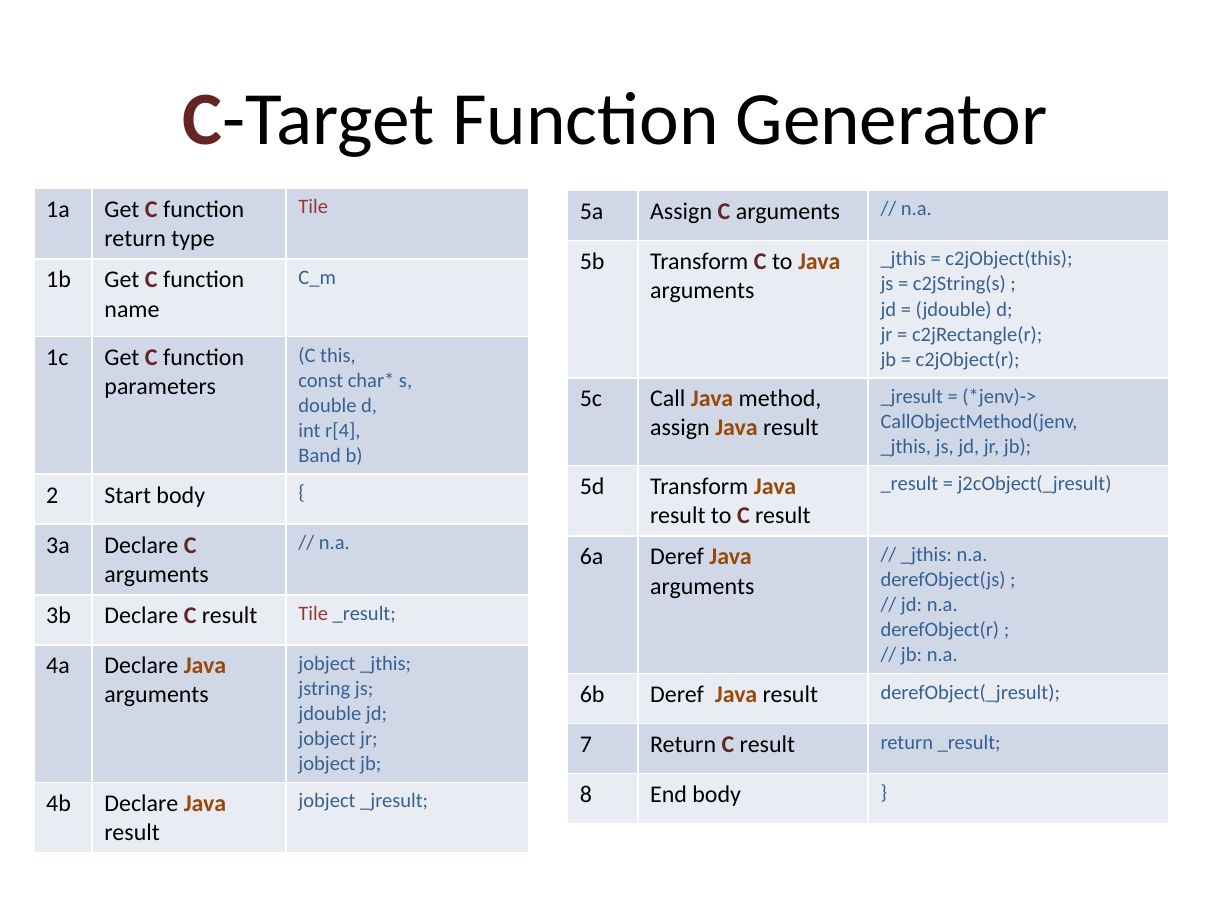
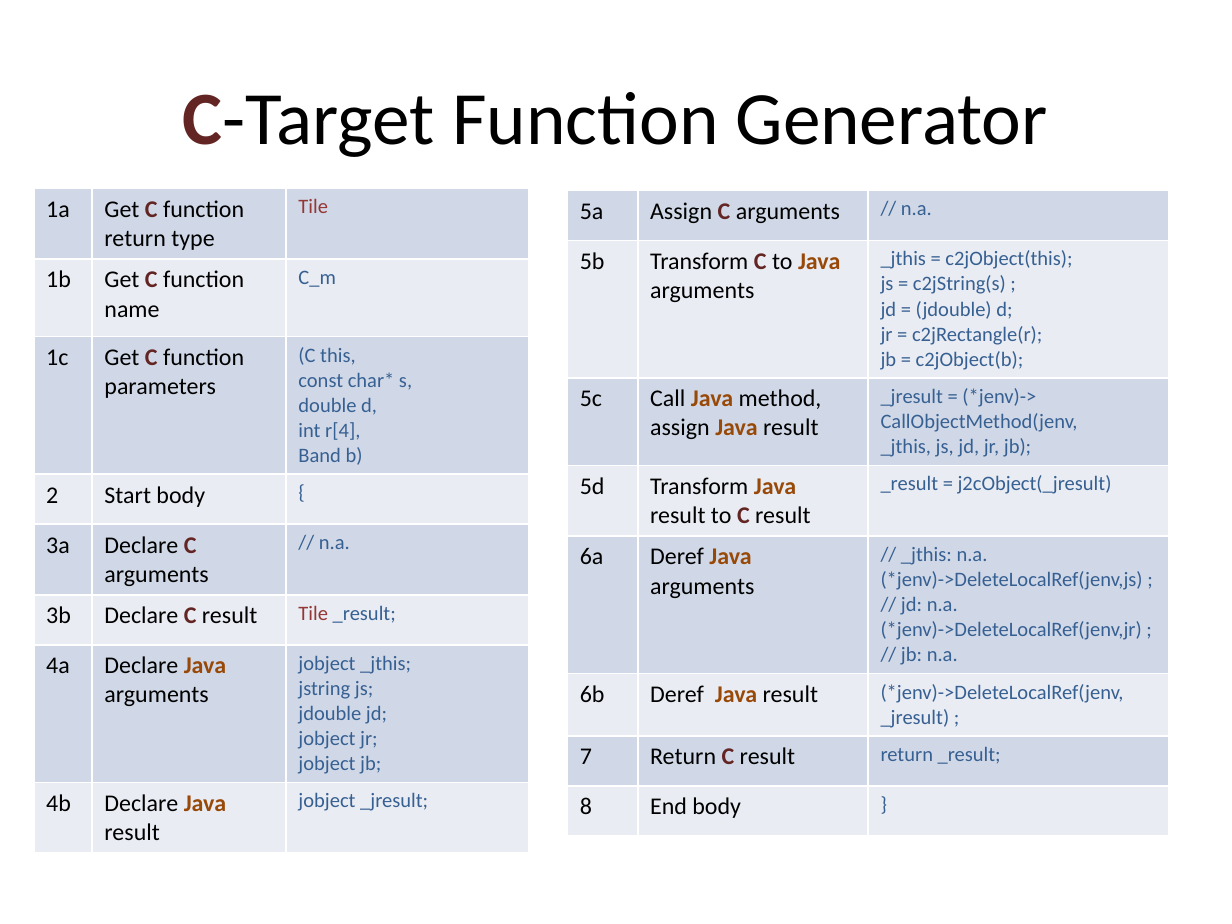
Before and after one commit to bcdev/beam-extapi, a slide deck: slide 12 of docs/beam-extapi.pptx. Drawn at 1232x924 pixels with LibreOffice and Linux fonts; fonts in the diff are those of the drawing. Boxes give left, top, right and bottom in pixels: in the first picture for what was removed or moved away, otherwise in the second. Text is boxed around its words. In the diff, an @@ line names an element or a change of style, - is before the commit and + after.

Commit message:
updated with overview of conversion functions

```diff
--- a/docs/beam-extapi.pptx
+++ b/docs/beam-extapi.pptx
@@ table at [568, 191, 1169, 829] @@
-row 2, column 3: _jthis = c2jObject(this); / js = c2jString(s) ; / jd = (jdouble) d; / jr = c2jRectangle(r); / jb = c2jObject(r);
+row 2, column 3: _jthis = c2jObject(this); / js = c2jString(s) ; / jd = (jdouble) d; / jr = c2jRectangle(r); / jb = c2jObject(b);
-row 5, column 3: // _jthis: n.a. / derefObject(js) ; / // jd: n.a. / derefObject(r) ; / // jb: n.a.
+row 5, column 3: // _jthis: n.a. / (*jenv)->DeleteLocalRef(jenv,js) ; / // jd: n.a. / (*jenv)->DeleteLocalRef(jenv,jr) ; / // jb: n.a.
-row 6, column 3: derefObject(_jresult);
+row 6, column 3: (*jenv)->DeleteLocalRef(jenv, _jresult) ;
```
Also in this commit, not shown: 5 other slides changed.
